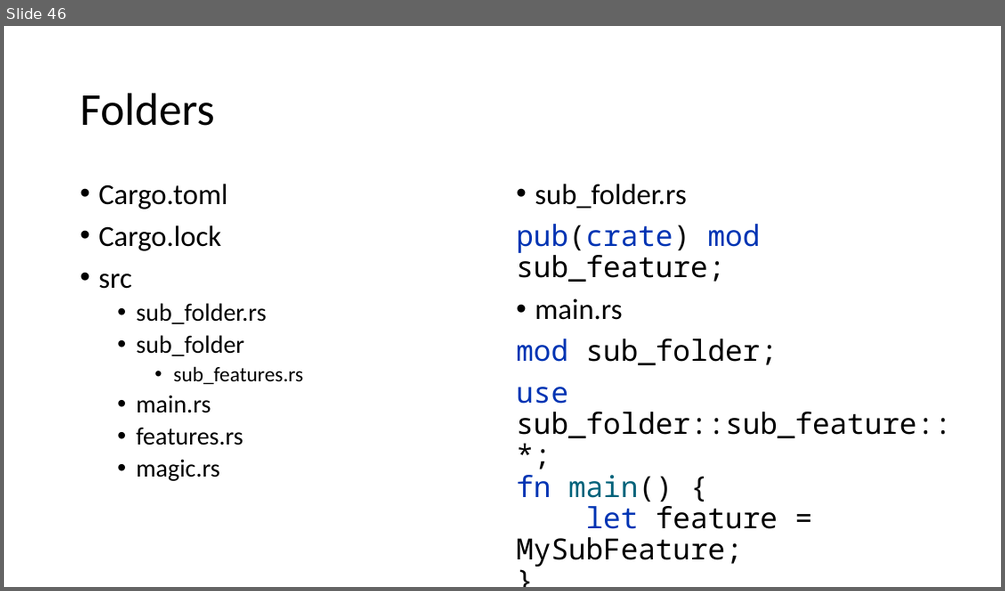
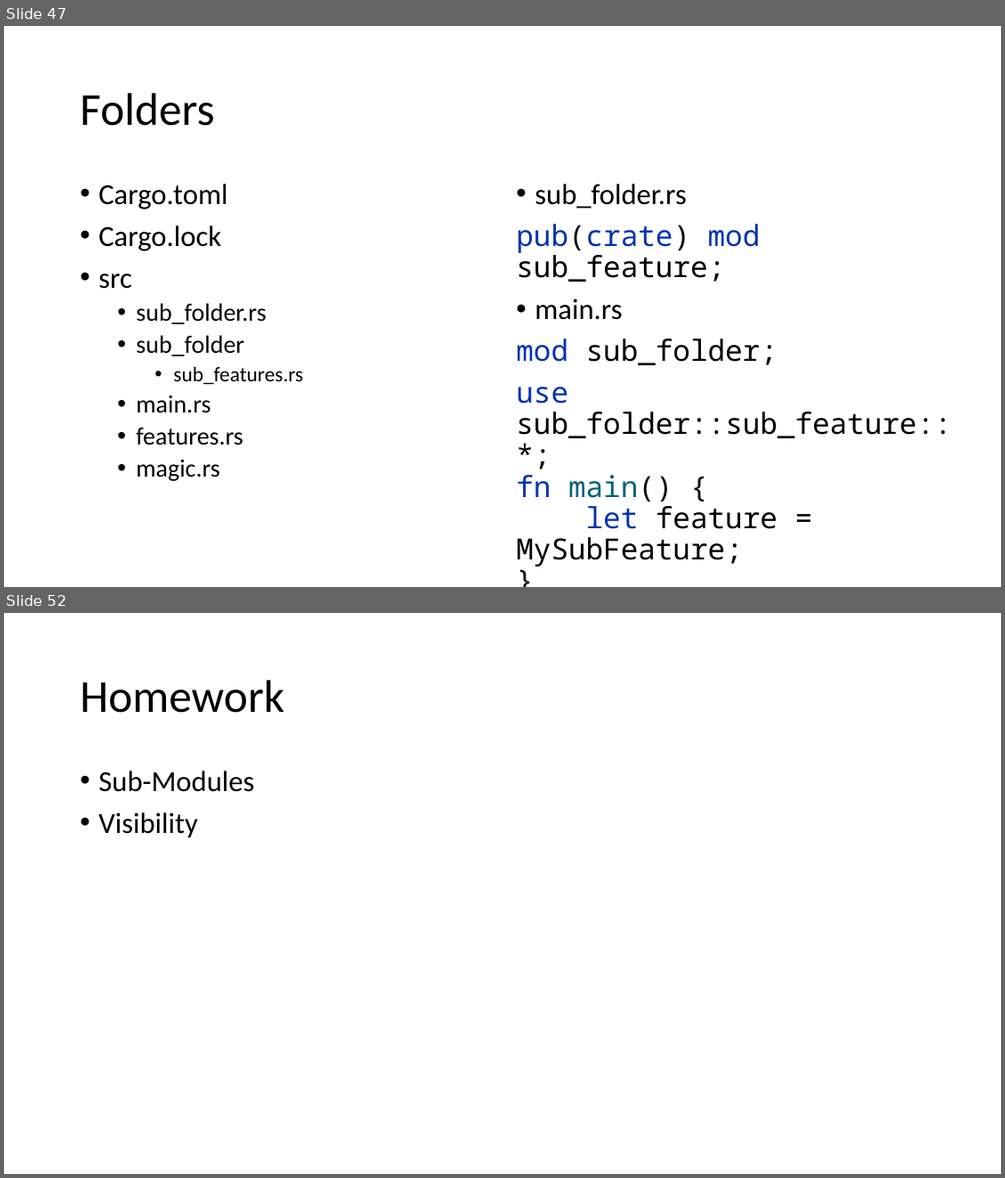
Before and after one commit to kugushev/course-rust-basics, a slide deck: src/06-Oop/06-OopAndModules.pptx. Shown one above the other, each under a label of ours: slide 46 before the commit, slides 47 and 52 after it; the slides between them are not shown. The pictures are 1005x591 and 1005x1178 pixels, drawn with LibreOffice and Linux fonts; fonts in the diff are those of the drawing. Boxes give left, top, right and bottom in pixels: in the first picture for what was removed or moved away, otherwise in the second. Text is boxed around its words. In the diff, an @@ line names an element or a change of style, - is before the commit and + after.

```diff
--- a/src/06-Oop/06-OopAndModules.pptx
+++ b/src/06-Oop/06-OopAndModules.pptx
@@ slide 52 added at [4,613,1001,1174], background #FFFFFF @@
@@ title added at [80,680,284,713], 44 pt, text #000000 @@
+Homework
@@ text added at [98,771,254,838], 28 pt, text #000000 @@
+• Sub-Modules
+• Visibility
@@ what was slide 46 is now slide 47 @@
```
Also in this commit, not shown: 1 slide changed, 5 other slides added.
